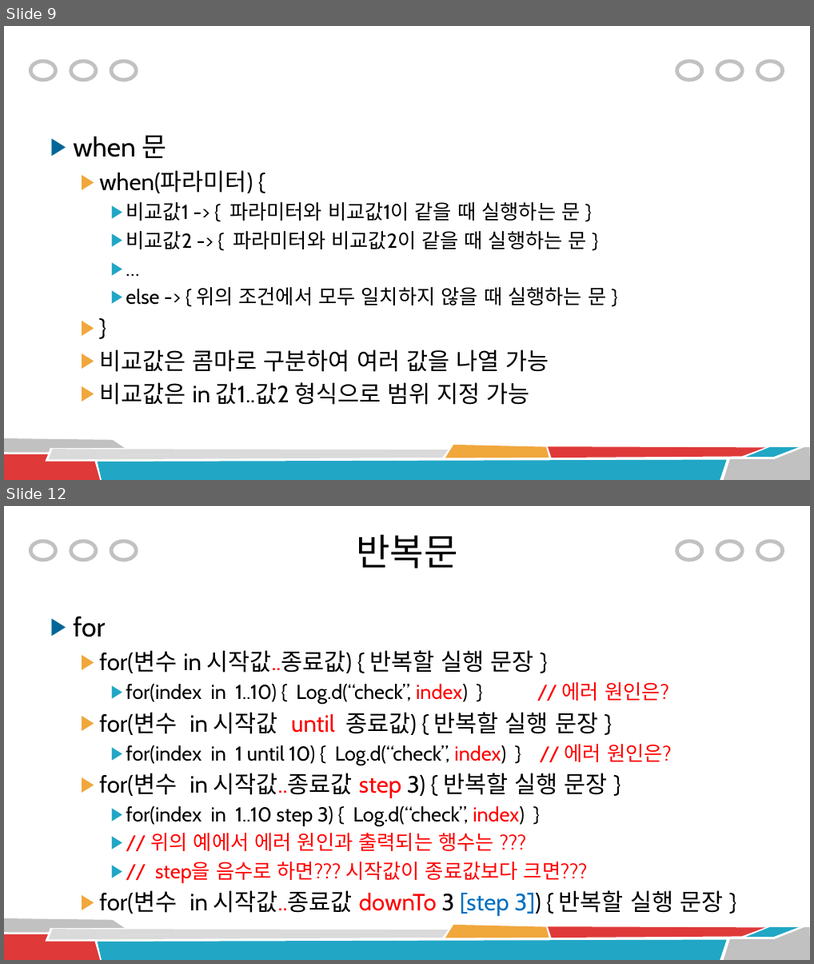
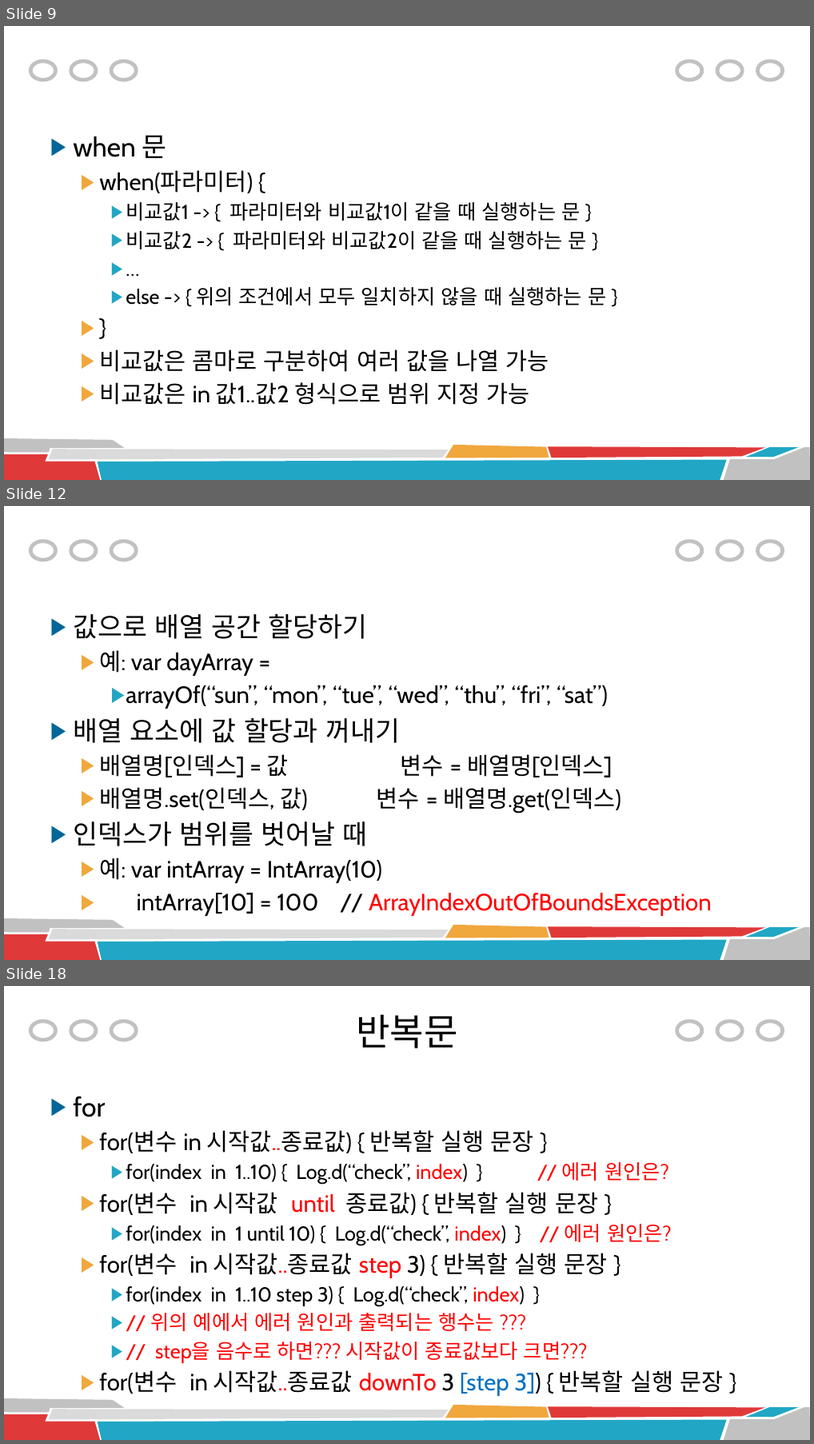
Before and after one commit to rlawnsqja2/and, a slide deck: 03 코틀린 기본 문법.pptx. Shown one above the other, each under a label of ours: slides 9 and 12 before the commit, slides 9, 12 and 18 after it; the slides between them are not shown. The pictures are 814x964 and 814x1444 pixels, drawn with LibreOffice and Linux fonts; fonts in the diff are those of the drawing. Boxes give left, top, right and bottom in pixels: in the first picture for what was removed or moved away, otherwise in the second. Text is boxed around its words. In the diff, an @@ line names an element or a change of style, - is before the commit and + after.

```diff
--- a/03 코틀린 기본 문법.pptx
+++ b/03 코틀린 기본 문법.pptx
@@ slide 12 added at bbox=[4, 506, 810, 960], background #FFFFFF; not listed: 14 template elements that a slide beside it also shows @@
@@ text added at bbox=[73, 614, 712, 916], 28 pt, text #000000 @@
+▶ 값으로 배열 공간 할당하기
+  ▶ 예: var dayArray =
+    ▶ arrayOf(“sun”, “mon”, “tue”, “wed”, “thu”, “fri”, “sat”)
+▶ 배열 요소에 값 할당과 꺼내기
+  ▶ 배열명[인덱스] = 값 변수 = 배열명[인덱스]
+  ▶ 배열명.set(인덱스, 값) 변수 = 배열명.get(인덱스)
+▶ 인덱스가 범위를 벗어날 때
+  ▶ 예: var intArray = IntArray(10)
+  ▶ intArray[10] = 100 // ArrayIndexOutOfBoundsException
@@ what was slide 12 is now slide 18 @@
```
Also in this commit, not shown: 5 slides changed, 11 other slides added.
